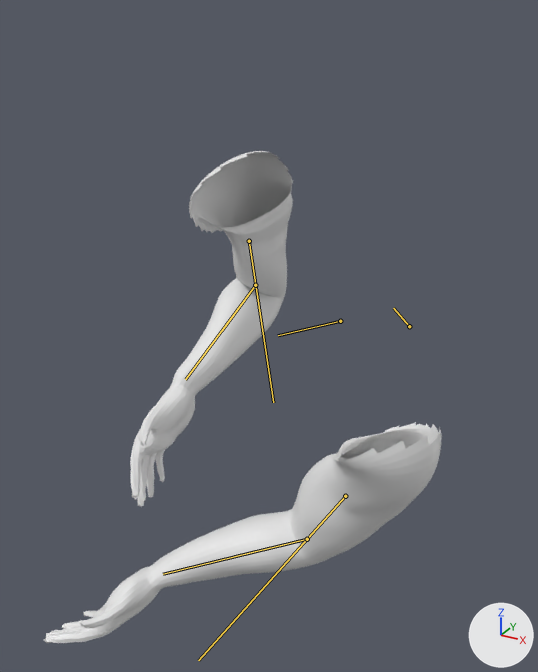
The glTF model GameEngine/Assets/Model/FPSCharacterArms.gltf as it was, and as the next commit left it.
Camera for both pictures: a 50 mm camera at (0.515, -1.499, 2.272) aimed at (-0.149, -0.293, 1.669). Lighting does not change. The marker at lower right points along +X, +Y and +Z. The older version comes first. Both versions are drawn at frame 192 of the action 'LookDown'; the numbers are the values there. The bones that change are drawn over the model as lines.

In view in the first picture: 'FirstPersonArms'.
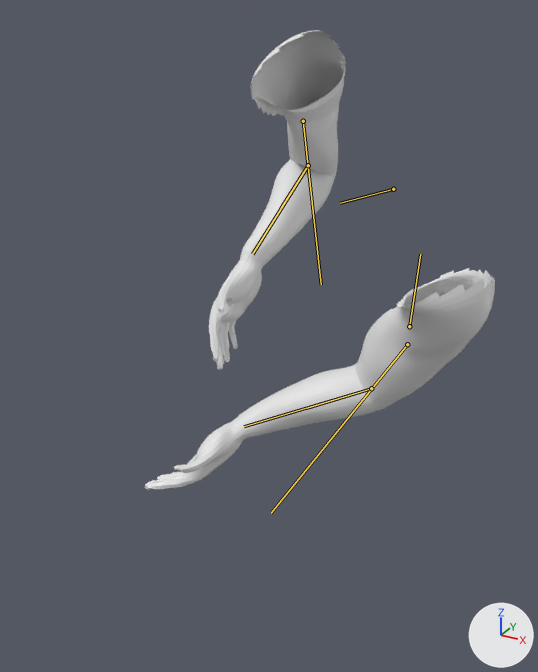
Location of each change, (x1, y1, x2, y2) in pixels of the pictures (538 x 672 px):
```json
{"object": "FirstPersonArms", "change": "posed", "before": [44, 151, 442, 643], "after": [145, 30, 495, 490], "on screen": "12% narrower, 6% shorter"}
{"bone": "c_spine_01.x", "before": "(409, 326) to (393, 308)", "after": "(409, 326) to (420, 254)"}
{"bone": "c_spine_03.x", "before": "(340, 321) to (278, 335)", "after": "(393, 189) to (340, 203)"}
{"bone": "arm_stretch.l", "before": "(345, 496) to (198, 660)", "after": "(407, 344) to (271, 513)"}
{"bone": "arm_stretch.r", "before": "(249, 241) to (273, 402)", "after": "(303, 121) to (321, 284)"}
{"bone": "forearm_stretch.l", "before": "(307, 539) to (234, 556)", "after": "(371, 388) to (307, 408)"}
{"bone": "forearm_stretch.r", "before": "(255, 285) to (222, 330)", "after": "(308, 165) to (281, 208)"}
{"bone": "forearm.l", "before": "(307, 539) to (163, 574)", "after": "(371, 388) to (244, 426)"}
{"bone": "forearm.r", "before": "(255, 285) to (185, 379)", "after": "(308, 165) to (252, 254)"}
```

The change, as JSON lines over the scene's bpy script:
```json
{"block": "bone_c_spine_01_x", "where": "bone_c_spine_01_x = bpy.data.objects['rig.001'].pose.bones['c_spine_01.x']  # child of 'c_root_master.x'"}
{"op": "set", "path": "bone_c_spine_01_x.rotation_quaternion", "old": "(0.833, 0.447, 0.042, -0.323)", "new": "(0.998, 0.07, -0.001, -0.001)", "note": "degrees (50, 21, -32) -> degrees (8, 0, 0)"}
{"block": "bone_c_spine_03_x", "where": "bone_c_spine_03_x = bpy.data.objects['rig.001'].pose.bones['c_spine_03.x']  # child of 'c_spine_02.x'"}
{"op": "set", "path": "bone_c_spine_03_x.rotation_quaternion", "old": "(1.0, 0.0, 0.0, 0.0)", "new": "(0.829, 0.43, -0.165, -0.318)", "note": "degrees (0, 0, 0) -> degrees (55, 0, -42)"}
{"block": "bone_arm_stretch_l", "where": "bone_arm_stretch_l = bpy.data.objects['rig.001'].pose.bones['arm_stretch.l']  # child of 'c_traj'"}
{"op": "set", "path": "bone_arm_stretch_l.location", "old": "(-0.3, -0.27, -0.81)", "new": "(-0.3, -0.28, -0.46)"}
{"op": "set", "path": "bone_arm_stretch_l.rotation_quaternion", "old": "(0.29, -0.801, 0.515, 0.096)", "new": "(0.268, -0.79, 0.529, 0.154)", "note": "degrees (-156, 27, -60) -> degrees (-162, 32, -62)"}
{"block": "bone_arm_stretch_r", "where": "bone_arm_stretch_r = bpy.data.objects['rig.001'].pose.bones['arm_stretch.r']  # child of 'c_traj'"}
{"op": "set", "path": "bone_arm_stretch_r.location", "old": "(0.09, -0.16, -0.4)", "new": "(0.05, -0.19, -0.08)"}
{"op": "set", "path": "bone_arm_stretch_r.rotation_quaternion", "old": "(0.619, -0.331, -0.581, -0.411)", "new": "(0.586, -0.297, -0.612, -0.441)", "note": "degrees (33, -83, -96) -> degrees (-111, -102, 48)"}
{"block": "bone_forearm_stretch_l", "where": "bone_forearm_stretch_l = bpy.data.objects['rig.001'].pose.bones['forearm_stretch.l']  # child of 'c_traj'"}
{"op": "set", "path": "bone_forearm_stretch_l.location", "old": "(-0.36, -0.56, -0.87)", "new": "(-0.36, -0.57, -0.51)"}
{"op": "set", "path": "bone_forearm_stretch_l.rotation_quaternion", "old": "(0.305, -0.952, 0.009, -0.018)", "new": "(0.306, -0.951, 0.026, 0.043)", "note": "degrees (-144, -2, -2) -> degrees (-144, 6, -1)"}
{"block": "bone_forearm_stretch_r", "where": "bone_forearm_stretch_r = bpy.data.objects['rig.001'].pose.bones['forearm_stretch.r']  # child of 'c_traj'"}
{"op": "set", "path": "bone_forearm_stretch_r.location", "old": "(0.2, -0.3, -0.39)", "new": "(0.14, -0.31, -0.04)"}
{"op": "set", "path": "bone_forearm_stretch_r.rotation_quaternion", "old": "(0.73, -0.666, -0.064, 0.14)", "new": "(0.727, -0.671, -0.11, 0.095)", "note": "degrees (-84, 5, 17) -> degrees (-86, -2, 17)"}
{"block": "bone_forearm_l", "where": "bone_forearm_l = bpy.data.objects['rig.001'].pose.bones['forearm.l']  # child of 'c_traj'"}
{"op": "set", "path": "bone_forearm_l.location", "old": "(-0.36, -0.56, -0.87)", "new": "(-0.36, -0.57, -0.51)"}
{"op": "set", "path": "bone_forearm_l.rotation_quaternion", "old": "(0.305, -0.952, 0.009, -0.018)", "new": "(0.306, -0.951, 0.026, 0.043)", "note": "degrees (-144, -2, -2) -> degrees (-144, 6, -1)"}
{"block": "bone_forearm_r", "where": "bone_forearm_r = bpy.data.objects['rig.001'].pose.bones['forearm.r']  # child of 'c_traj'"}
{"op": "set", "path": "bone_forearm_r.location", "old": "(0.2, -0.3, -0.39)", "new": "(0.14, -0.31, -0.04)"}
{"op": "set", "path": "bone_forearm_r.rotation_quaternion", "old": "(0.73, -0.666, -0.064, 0.14)", "new": "(0.727, -0.671, -0.11, 0.095)", "note": "degrees (-84, 5, 17) -> degrees (-86, -2, 17)"}
```
